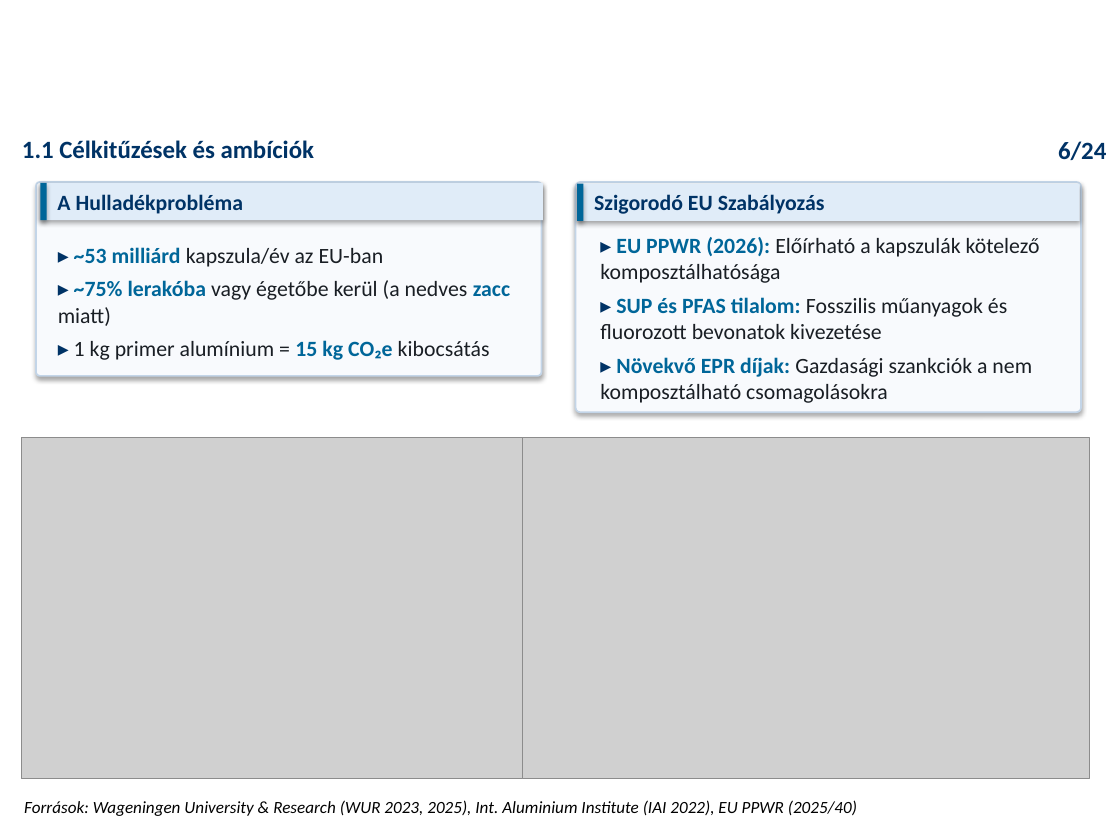
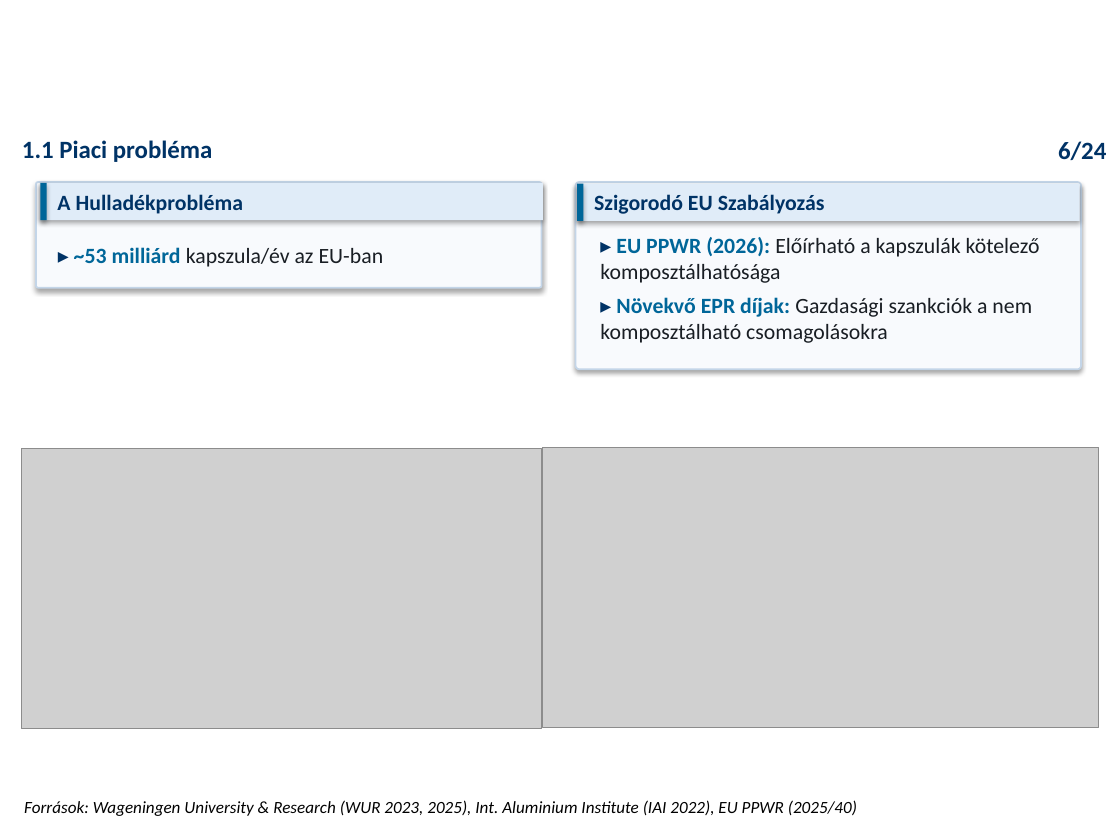
Before and after one commit to RMarci44/Fenntarthato-hulladek-projekt, a slide deck: slide 6 of PHACK_Prezentacio_Vegleges.pptx. Drawn at 1120x840 pixels with LibreOffice and Linux fonts; fonts in the diff are those of the drawing; grey boxes stand for pictures; background and template pictures are left out. Boxes give left, top, right and bottom in pixels: in the first picture for what was removed or moved away, otherwise in the second. Text is boxed around its words. In the diff, an @@ line names an element or a change of style, - is before the commit and + after.

```diff
--- a/PHACK_Prezentacio_Vegleges.pptx
+++ b/PHACK_Prezentacio_Vegleges.pptx
@@ text at bbox=[22, 140, 212, 162]: text changed @@
-1.1 Célkitűzések és ambíciók
+1.1 Piaci probléma
@@ rounded rectangle: place and size @@
-rounded rectangle at bbox=[36, 183, 541, 376]
+rounded rectangle at bbox=[36, 183, 541, 288]
@@ rounded rectangle: place and size @@
-rounded rectangle at bbox=[576, 183, 1081, 413]
+rounded rectangle at bbox=[576, 183, 1081, 370]
@@ text at bbox=[58, 280, 510, 360]: paragraphs removed @@
-▸ ~75% lerakóba vagy égetőbe kerül (a nedves zacc miatt)
-▸ 1 kg primer alumínium = 15 kg CO₂e kibocsátás
@@ text at bbox=[600, 297, 1007, 339]: paragraph removed @@
-▸ SUP és PFAS tilalom: Fosszilis műanyagok és fluorozott bevonatok kivezetése
@@ picture: place and size @@
-picture at bbox=[21, 438, 523, 778]
+picture at bbox=[21, 448, 542, 728]
@@ picture: place and size @@
-picture at bbox=[523, 438, 1090, 778]
+picture at bbox=[543, 447, 1099, 727]
```
Also in this commit, not shown: 3 other slides changed, 9 other files.
